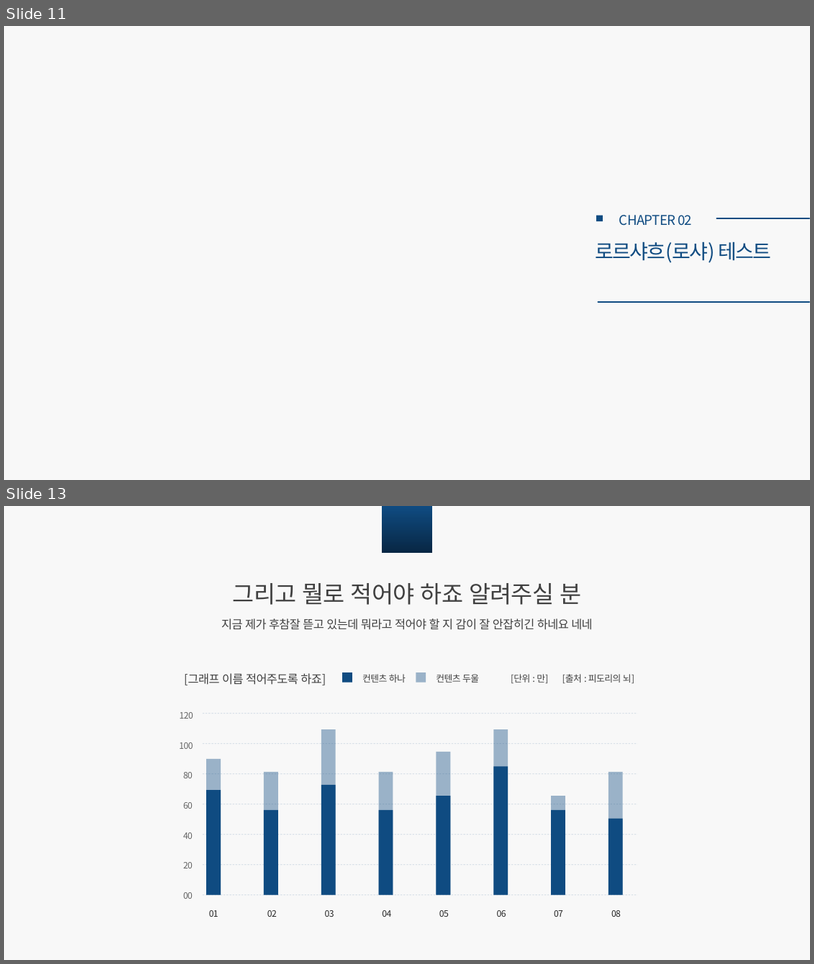
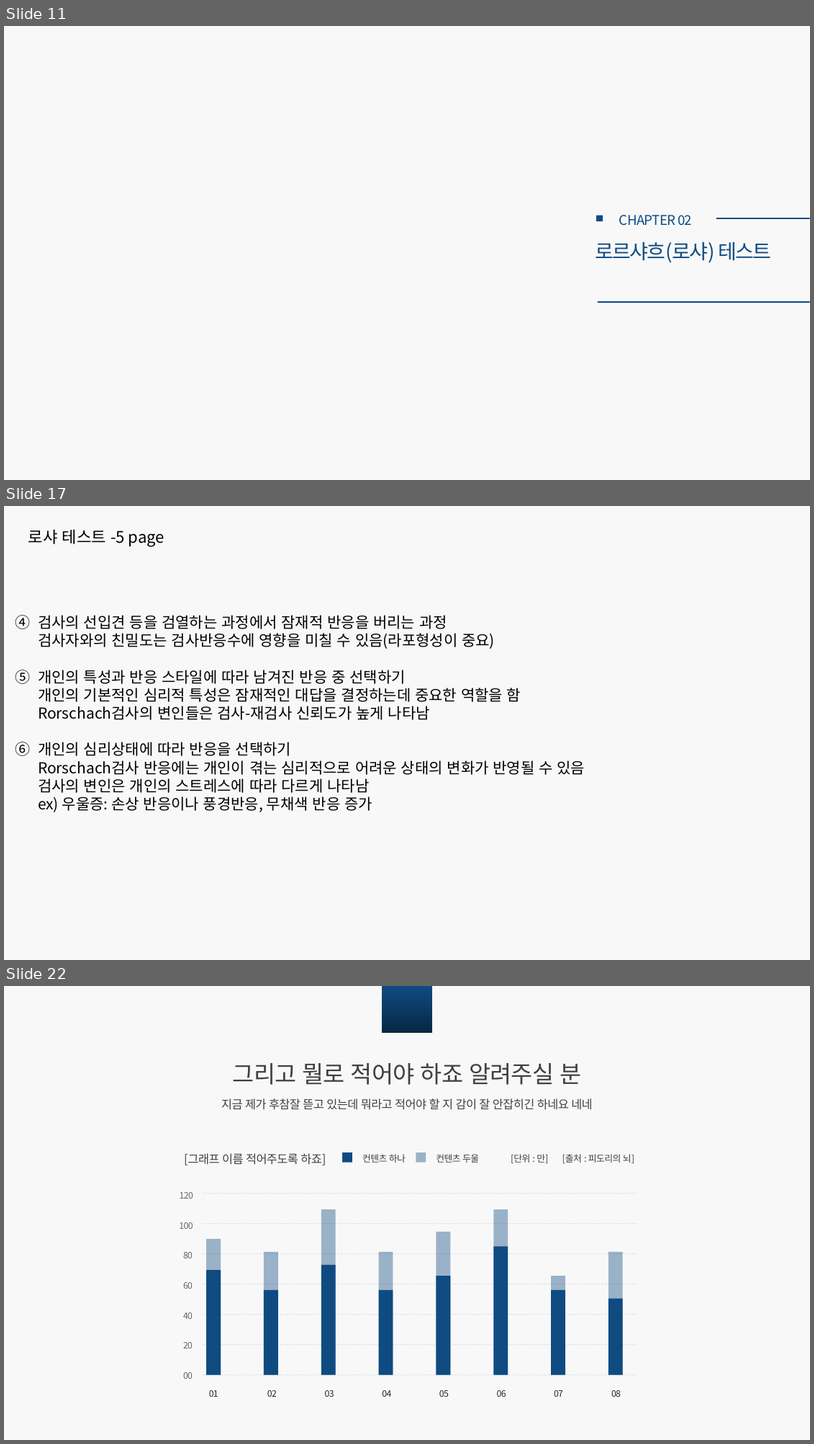
Before and after one commit to CUTE-MOONDO/growing-flowers, a slide deck: 로샤논문.pptx. Shown one above the other, each under a label of ours: slides 11 and 13 before the commit, slides 11, 17 and 22 after it; the slides between them are not shown. The pictures are 814x964 and 814x1444 pixels, drawn with LibreOffice and Linux fonts; fonts in the diff are those of the drawing. Boxes give left, top, right and bottom in pixels: in the first picture for what was removed or moved away, otherwise in the second. Text is boxed around its words. In the diff, an @@ line names an element or a change of style, - is before the commit and + after.

```diff
--- a/로샤논문.pptx
+++ b/로샤논문.pptx
@@ slide 17 added at (4,506,810,960), background #F8F8F8 @@
@@ text added at (28,529,165,547), 19 pt, text #000000 @@
+로샤 테스트 -5 page
@@ text added at (38,615,586,812), 18 pt, text #000000 @@
+4. 검사의 선입견 등을 검열하는 과정에서 잠재적 반응을 버리는 과정
+   검사자와의 친밀도는 검사반응수에 영향을 미칠 수 있음(라포형성이 중요)
+5. 개인의 특성과 반응 스타일에 따라 남겨진 반응 중 선택하기
+   개인의 기본적인 심리적 특성은 잠재적인 대답을 결정하는데 중요한 역할을 함
+   Rorschach검사의 변인들은 검사-재검사 신뢰도가 높게 나타남
+6. 개인의 심리상태에 따라 반응을 선택하기
+   Rorschach검사 반응에는 개인이 겪는 심리적으로 어려운 상태의 변화가 반영될 수 있음
+   검사의 변인은 개인의 스트레스에 따라 다르게 나타남
+   ex) 우울증: 손상 반응이나 풍경반응, 무채색 반응 증가
@@ what was slide 13 is now slide 22 @@
```
Also in this commit, not shown: 1 slide changed, 8 other slides added.
